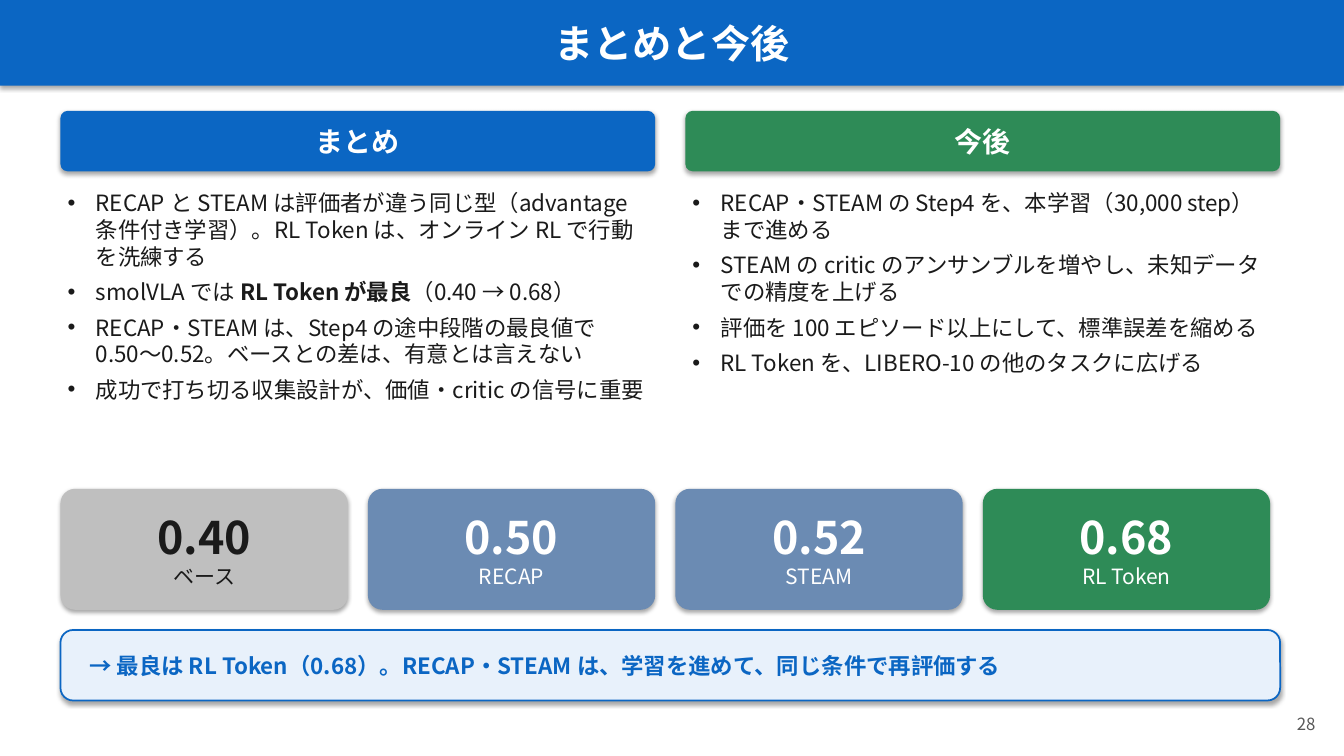
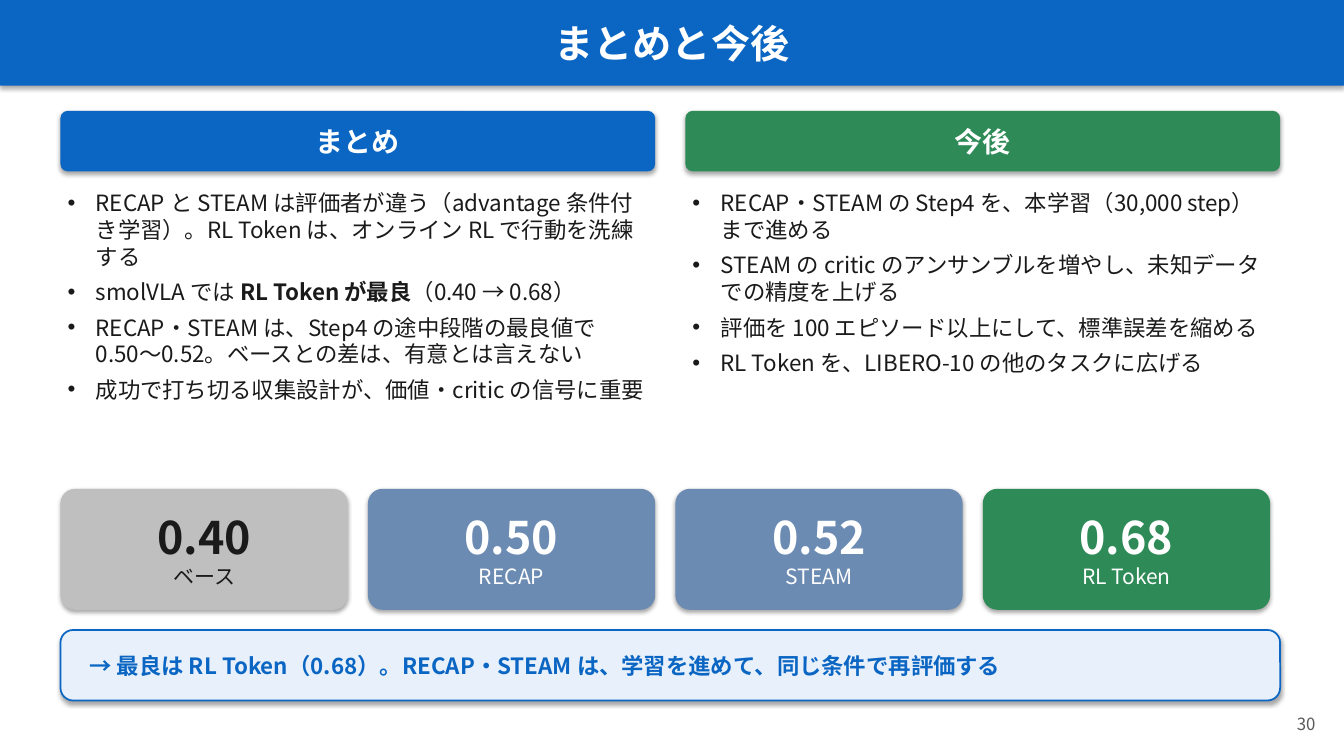
Before and after one commit to Junhand/libero_RL, a slide deck: slide 30 of docs/RECAP_STEAM_RLToken.pptx (slide 28 before the commit). Drawn at 1344x756 pixels with LibreOffice and Linux fonts; fonts in the diff are those of the drawing. Boxes give left, top, right and bottom in pixels: in the first picture for what was removed or moved away, otherwise in the second. Text is boxed around its words. In the diff, an @@ line names an element or a change of style, - is before the commit and + after.

```diff
--- a/docs/RECAP_STEAM_RLToken.pptx
+++ b/docs/RECAP_STEAM_RLToken.pptx
@@ text at (96, 192, 634, 266): text changed @@
-• RECAP と STEAM は評価者が違う同じ型（advantage 条件付き学習）。RL Token は、オンライン RL で行動を洗練する
+• RECAP と STEAM は評価者が違う（advantage 条件付き学習）。RL Token は、オンライン RL で行動を洗練する
@@ text at (1297, 717, 1316, 730): text changed @@
-28
+30
```
Also in this commit, not shown: 16 other slides changed, 3 slides added, 1 slide removed, 4 other files.
